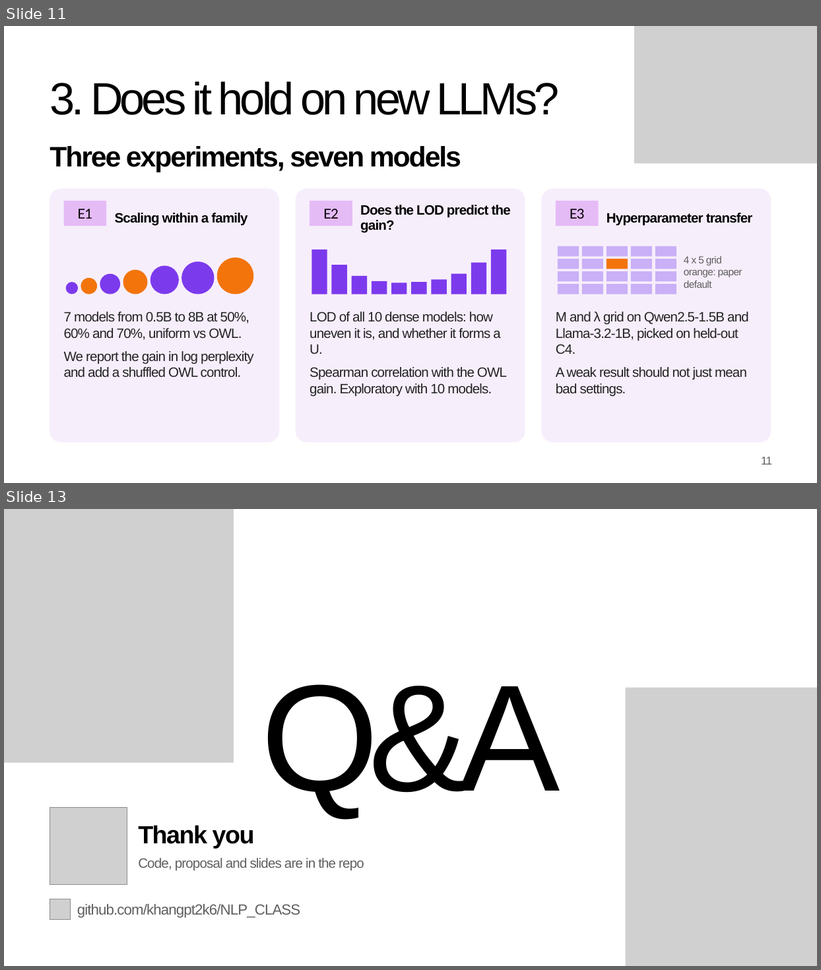
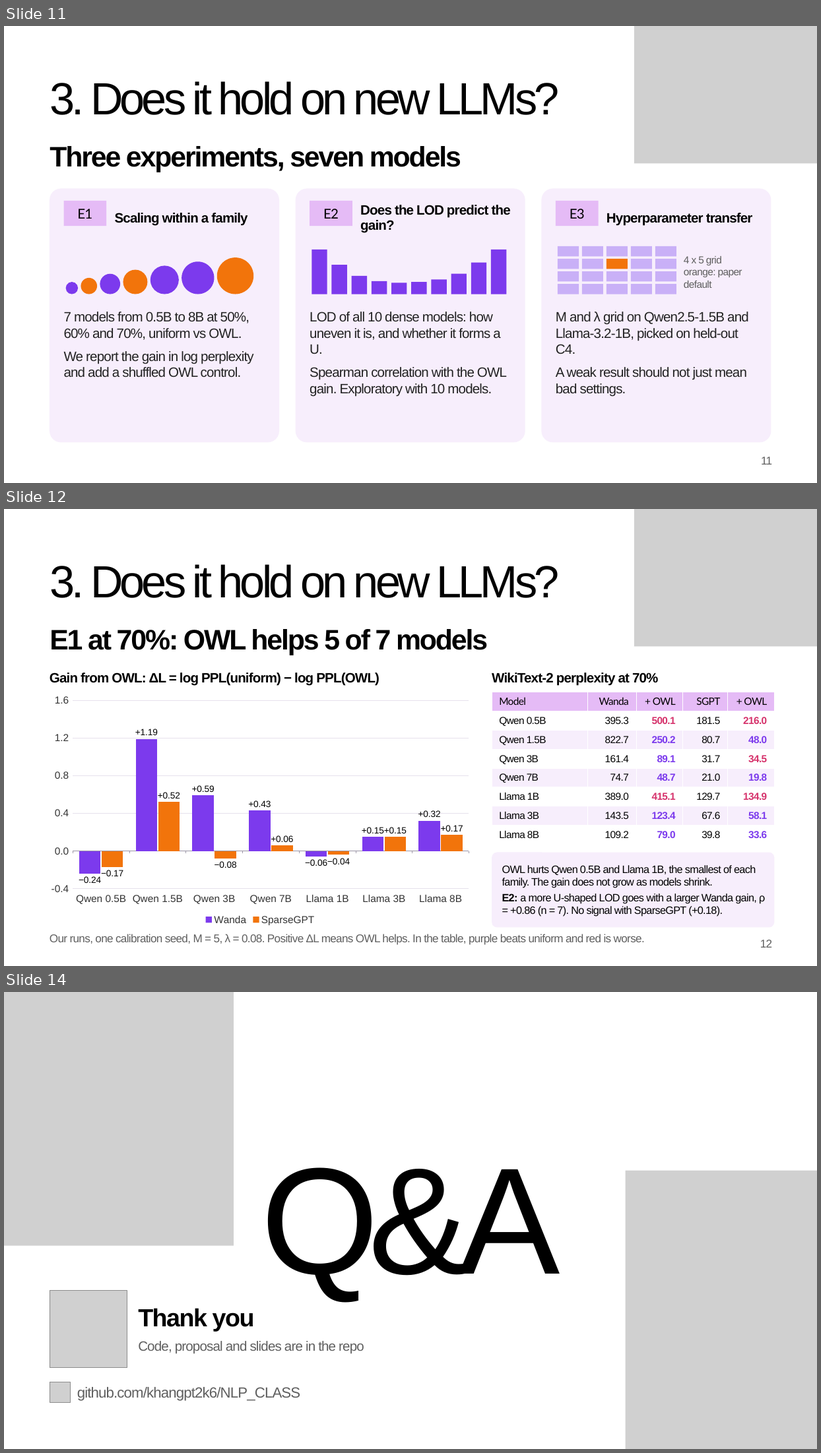
Before and after one commit to khangpt2k6/NLP_CLASS, a slide deck: presentation/ProjectPresentation_TKP-XGHN.pptx. Shown one above the other, each under a label of ours: slides 11 and 13 before the commit, slides 11, 12 and 14 after it; the slides between them are not shown. The pictures are 821x970 and 821x1453 pixels, drawn with LibreOffice and Linux fonts; fonts in the diff are those of the drawing; grey boxes stand for pictures; background and template pictures are left out. Boxes give left, top, right and bottom in pixels: in the first picture for what was removed or moved away, otherwise in the second. Text is boxed around its words. In the diff, an @@ line names an element or a change of style, - is before the commit and + after.

```diff
--- a/presentation/ProjectPresentation_TKP-XGHN.pptx
+++ b/presentation/ProjectPresentation_TKP-XGHN.pptx
@@ slide 12 added at <box>4,509,817,966</box>, background picture (left out) @@
@@ picture added at <box>634,509,817,646</box> @@
@@ text added at <box>50,564,559,598</box>, 80 pt, text #000000 @@
+3. Does it hold on new LLMs?
@@ text added at <box>50,629,488,656</box>, 50 pt, text #000000, bold @@
+E1 at 70%: OWL helps 5 of 7 models
@@ text added at <box>50,673,380,686</box>, 24 pt, text #000000, bold @@
+Gain from OWL: ΔL = log PPL(uniform) − log PPL(OWL)
@@ text added at <box>492,673,658,686</box>, 24 pt, text #000000, bold @@
+WikiText-2 perplexity at 70%
@@ column chart added at <box>43,690,478,927</box> @@
+categories: Qwen 0.5B, Qwen 1.5B, Qwen 3B, Qwen 7B, Llama 1B, Llama 3B, Llama 8B
+Wanda: -0.24, 1.19, 0.59, 0.43, -0.06, 0.15, 0.32
+SparseGPT: -0.17, 0.52, -0.08, 0.06, -0.04, 0.15, 0.17
@@ table added at <box>492,692,774,845</box>, 8 rows, 5 columns @@
+Model | Wanda | + OWL | SGPT | + OWL
+Qwen 0.5B | 395.3 | 500.1 | 181.5 | 216.0
+Qwen 1.5B | 822.7 | 250.2 | 80.7 | 48.0
+Qwen 3B | 161.4 | 89.1 | 31.7 | 34.5
+Qwen 7B | 74.7 | 48.7 | 21.0 | 19.8
+Llama 1B | 389.0 | 415.1 | 129.7 | 134.9
+Llama 3B | 143.5 | 123.4 | 67.6 | 58.1
+Llama 8B | 109.2 | 79.0 | 39.8 | 33.6
@@ rounded rectangle added at <box>492,853,774,927</box>, fill #F7EEFC @@
@@ text added at <box>502,865,765,917</box>, 19 pt, text #000000 @@
+OWL hurts Qwen 0.5B and Llama 1B, the smallest of each family. The gain does not grow as models shrink.
+E2: a more U-shaped LOD goes with a larger Wanda gain, ρ = +0.86 (n = 7). No signal with SparseGPT (+0.18).
@@ text added at <box>50,934,645,945</box>, 20 pt, text #5F5F5F @@
+Our runs, one calibration seed, M = 5, λ = 0.08. Positive ΔL means OWL helps. In the table, purple beats uniform and red is worse.
@@ text added at <box>760,940,772,948</box>, 20 pt, text #5F5F5F @@
+12
@@ what was slide 13 is now slide 14 @@
```
Also in this commit, not shown: 2 slides changed, 2 other files.
